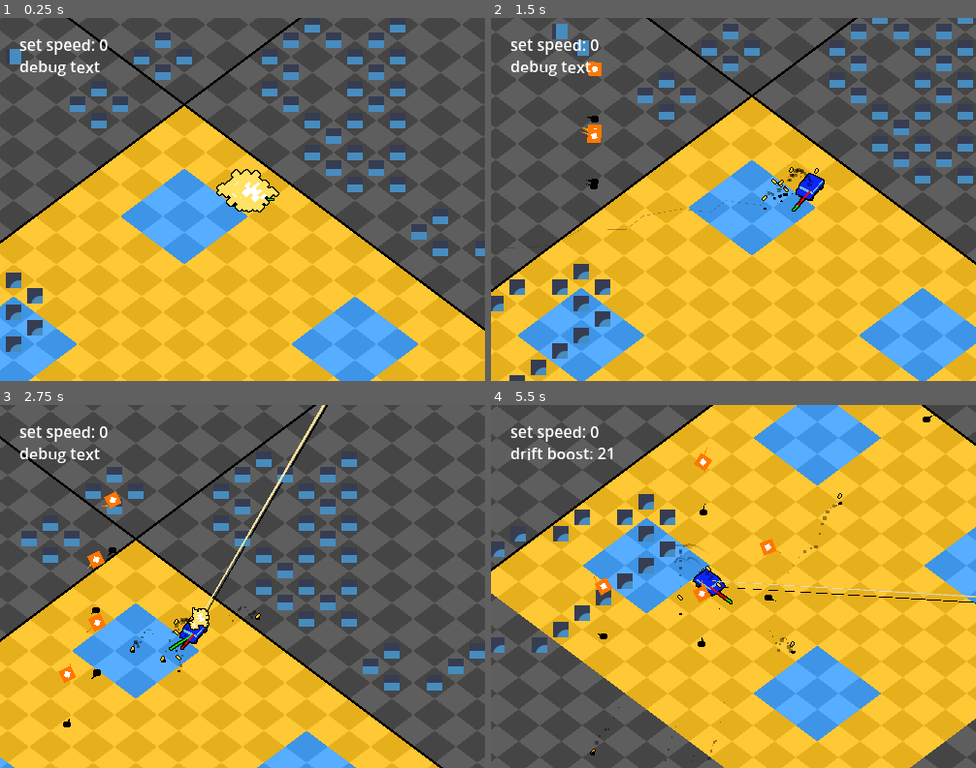
Above: before the commit, frames 1-4 (two rows, left to right).
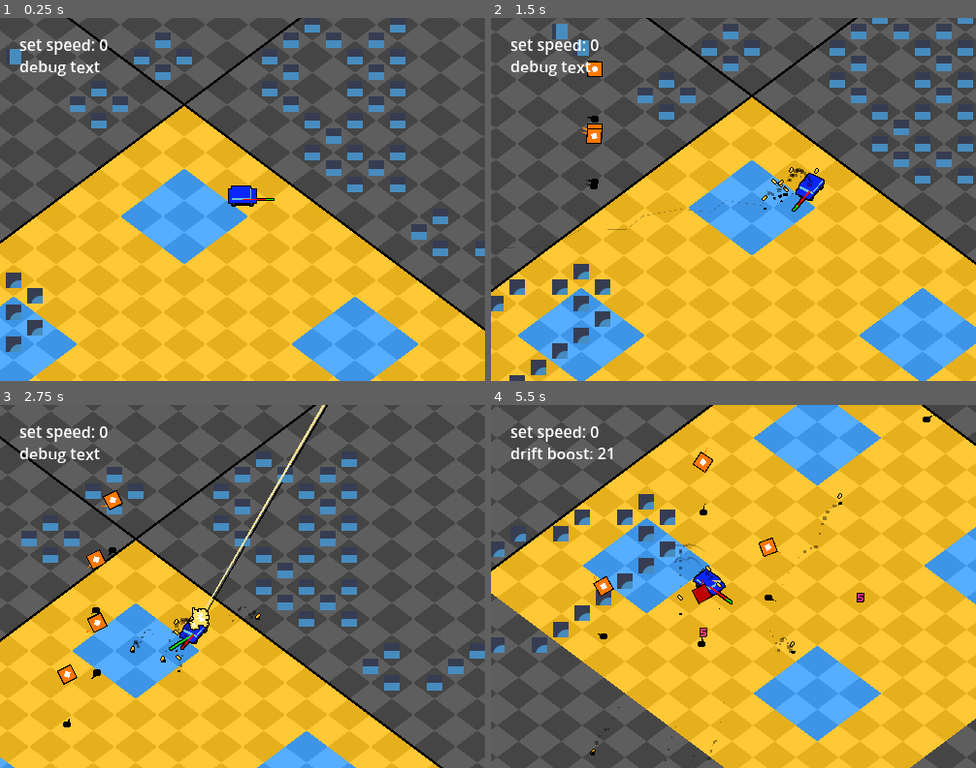
Above: after the commit, the same moments.

Repository: kaiakairos/yeehawDrive
Game: Godot game, scene res://world_scenes/test/test_track.tscn
Two runs of this game, one before a commit and one after it. Both use one fixed random seed, a clock stepped at 60 frames per second and the inputs below. The engine's default icon, where the game draws it, is replaced by a stand-in: a white triangle on a blue panel in a dark square.
Inputs (mouse positions are in pixels of both pictures, inside the frame that each line leads up to):
- Up to frame 1 (0.25 s): no input
- Up to frame 2 (1.5 s): tap Enter at 0.5 s; move the mouse to (840, 181) at 0.52 s; press the mouse at (840, 181) at 0.53 s; hold D (turnRight) 0.53-1.28 s; tap Space (hop) at 0.77 s; move the mouse to (636, 217) at 1.27 s; release the mouse at (636, 217) at 1.28 s; hold S (brake) from 1.28 s (still down); click (636, 217) at 1.35 s
- Up to frame 3 (2.75 s): tap Space (hop) at 1.52 s; move the mouse to (291, 506) at 2.02 s; release S (brake) at 2.03 s; press the mouse at (291, 506) at 2.03 s; hold D (turnRight) from 2.03 s (still down)
- Up to frame 4 (5.5 s): move the mouse to (709, 659) at 2.77 s; release D (turnRight) at 2.78 s; release the mouse at (709, 659) at 2.78 s; hold W (accelerate) 2.78-3.53 s; click (709, 659) at 2.85 s; tap Space (hop) at 3.02, 3.77, 4.52 s; move the mouse to (879, 640) at 3.52 s; press the mouse at (879, 640) at 3.53 s; hold A (turnLeft) 3.53-5.03 s; move the mouse to (588, 532) at 4.27 s; release the mouse at (588, 532) at 4.28 s; click (588, 532) at 4.35 s; move the mouse to (757, 586) at 5.02 s; press the mouse at (757, 586) at 5.03 s; hold S (brake) from 5.03 s (still down)

The runs differ from the first frame. In frame 1, 1.0% of the frame differs, in the area x 44-58%, y 41-54%; in frame 2, less than 0.1%; in frame 3, 0.1%; in frame 4, 0.6%.

Commit message:
attacking and damaging
need to redo a bit of it this is stupid

Diff:
--- /dev/null
+++ b/autoload/ManagerDamager.gd
@@ -0,0 +1,52 @@
+extends Node
+
+func getAllHitboxes() -> Array[Hitbox]:
+	var grr := get_tree().get_nodes_in_group("hitbox")
+	var poop :Array[Hitbox] = []
+	for i in grr:
+		if i is Hitbox:
+			poop.append(i)
+	return poop
+
+
+func attackLineScan(damageAmount:int,sourcePosition:Vector2,direction:Vector2,lineRange:int=500,sourceEntity:Node=null,hitmultiple:bool=false) -> Array[Hitbox]:
+	var collidedHitboxes :Array[Hitbox] = []
+	for hitbox in getAllHitboxes():
+		if hitbox.parentObject == sourceEntity:
+			continue # make sure entities don't attack themselves
+
+		var response :float = Geometry2D.segment_intersects_circle(sourcePosition,sourcePosition + (direction.normalized()*lineRange),hitbox.global_position,hitbox.radius)
+		if response > -0.1:
+			collidedHitboxes.append(hitbox)
+
+	if collidedHitboxes.size() <= 0:
+		return collidedHitboxes
+
+	if hitmultiple:
+		for hitbox in collidedHitboxes:
+			hitbox.healthCompenent.dealDamage(damageAmount)
+		return collidedHitboxes
+
+
+	var findClosest :Hitbox = collidedHitboxes[0]
+	for hitbox in collidedHitboxes:
+		if hitbox.global_position.distance_to(sourcePosition) < findClosest.global_position.distance_to(sourcePosition):
+			findClosest = hitbox
+
+	findClosest.healthCompenent.dealDamage(damageAmount)
+	return [findClosest]
+
+func attackRadius(damageAmount:int,sourcePosition:Vector2,damageRadius:float,sourceEntity:Node=null) -> Array[Hitbox]:
+	var collidedHitboxes :Array[Hitbox] = []
+	for hitbox in getAllHitboxes():
+		if hitbox.parentObject == sourceEntity:
+			continue # make sure entities don't attack themselves
+
+		if sourcePosition.distance_to(hitbox.global_position) < damageRadius + hitbox.radius:
+			collidedHitboxes.append(hitbox)
+
+
+	for hitbox in collidedHitboxes:
+		hitbox.healthCompenent.dealDamage(damageAmount)
+
+	return collidedHitboxes
--- /dev/null
+++ b/classes/classHealthComponent.gd
@@ -0,0 +1,50 @@
+class_name HealthComponent
+extends Node
+
+@onready var damageIndicator :PackedScene= preload("res://ui_scenes/damageIndicator/damage_indicator.tscn")
+
+@export var defaultMaxHealth :int = 100
+var maxHealth :int = 100
+var health :int = 100
+
+var healthUpgradeLevel :int = 1
+@export var healthIncreasePerLevel :int = 5
+
+signal tookDamage
+signal justgotkilled
+var emittedKilled :bool = false
+
+@export var isPlayer :bool = false
+
+func _ready() -> void:
+	maxHealth += healthUpgradeLevel
+	health = maxHealth
+
+func setMaxHealth() -> void:
+	maxHealth = defaultMaxHealth + (healthIncreasePerLevel * (healthUpgradeLevel-1))
+
+func upgradeHealthLevel(amount:int=1) -> void:
+	healthUpgradeLevel += amount
+	setMaxHealth()
+	health += healthIncreasePerLevel * amount
+
+func dealDamage(amount:int=0) -> void:
+	if emittedKilled:
+		return # don't take more damage if we're dead!
+	health -= amount
+
+	var obj :DamageIndicator= damageIndicator.instantiate()
+	obj.displayNumber = amount
+	if isPlayer:
+		obj.displayColor = Color(1.0, 0.183, 0.0, 1.0)
+	else:
+		obj.displayColor = Color(0.855, 0.143, 0.529, 1.0)
+	obj.global_position = get_parent().global_position
+	get_parent().get_parent().add_child(obj)
+
+
+
+	emit_signal("tookDamage")
+	if health <= 0 and !emittedKilled:
+		emit_signal("justgotkilled")
+		emittedKilled = true
--- /dev/null
+++ b/classes/classHitBox.gd
@@ -0,0 +1,12 @@
+class_name Hitbox
+extends Node2D
+
+@export var healthCompenent :HealthComponent
+
+## used so entity dosn't damage ourselves
+@export var parentObject :Node
+
+@export var radius :float = 3
+
+func _ready() -> void:
+	add_to_group("hitbox")
--- a/object_scenes/bullets/hitscan/bullet_hitscan.gd
+++ b/object_scenes/bullets/hitscan/bullet_hitscan.gd
@@ -4,7 +4,6 @@
 
 @export var gradient :Gradient
 
-@export var raycast :RayCast2D
 
 @export var shadowLine :Line2D
 @export var bulletLine :Line2D
@@ -17,11 +16,11 @@
 
 func _ready() -> void:
 	var lineLength :int = 420
-	raycast.force_raycast_update()
-	var collider := raycast.get_collider()
-	if is_instance_valid(collider):
-		pass
-	raycast.enabled = false
+
+	var guy :Array[Hitbox]= ManagerDamager.attackLineScan(5,global_position,Vector2(1,0).rotated(rotation),lineLength,GlobalReference.player,false)
+	if guy.size() > 0:
+		lineLength = guy[0].global_position.distance_to(global_position)
+
 	# play animation
 	for i in range(amountOfPoints):
 		shadowLine.add_point( Vector2( (lineLength/float(amountOfPoints)) * i  ,0.0 ) )
--- a/object_scenes/bullets/hitscan/bullet_hitscan.tscn
+++ b/object_scenes/bullets/hitscan/bullet_hitscan.tscn
@@ -10,15 +10,11 @@
 _data = [Vector2(0, 0.42166334), 0.0, 1.1178006, 0, 0, Vector2(1, 1), 0.0, 0.0, 0, 0]
 point_count = 2
 
-[node name="BulletHitscan" type="Node2D" unique_id=963192860 node_paths=PackedStringArray("raycast", "shadowLine", "bulletLine")]
+[node name="BulletHitscan" type="Node2D" unique_id=963192860 node_paths=PackedStringArray("shadowLine", "bulletLine")]
 script = ExtResource("1_rjwew")
 gradient = SubResource("Gradient_rjwew")
-raycast = NodePath("RayCast2D")
 shadowLine = NodePath("shadowLine")
 bulletLine = NodePath("bulletLine")
-
-[node name="RayCast2D" type="RayCast2D" parent="." unique_id=1362223178]
-target_position = Vector2(256, 0)
 
 [node name="shadowLine" type="Line2D" parent="." unique_id=692163547]
 z_index = -5
--- a/object_scenes/enemies/boidFlyer/boid_flyer.gd
+++ b/object_scenes/enemies/boidFlyer/boid_flyer.gd
@@ -28,6 +28,9 @@
 
 var heightIntoDashSave :float = 0.0
 var dashRecoveryTimer :float = 0.0
+
+@export var damageFlashGradient :Gradient
+var damageFlash :float = 2.0
 
 func _ready() -> void:
 
@@ -91,6 +94,9 @@
 	if $Line2D2.points.size() > 6:
 		$Line2D2.remove_point(0)
 
+	damageFlash += delta * 4.0
+	modulate = damageFlashGradient.sample( damageFlash )
+
 func stateNormal(vel:Vector2,delta:float) -> Vector2:
 
 	var player :PlayerCar = GlobalReference.player
@@ -131,3 +137,11 @@
 		heightIntoDashSave = heightSpriteOrigin.position.y
 
 	return vel
+
+
+func _on_health_component_took_damage() -> void:
+	damageFlash = 0.0
+
+
+func _on_health_component_justgotkilled() -> void:
+	queue_free()
--- a/object_scenes/enemies/boidFlyer/boid_flyer.tscn
+++ b/object_scenes/enemies/boidFlyer/boid_flyer.tscn
@@ -3,6 +3,8 @@
 [ext_resource type="Script" uid="uid://cjyixqnvh3xy2" path="res://object_scenes/enemies/boidFlyer/boid_flyer.gd" id="1_e0s1s"]
 [ext_resource type="Texture2D" uid="uid://twslll0tu5pb" path="res://object_scenes/bulletCasing/shadow.png" id="2_f68dx"]
 [ext_resource type="Texture2D" uid="uid://cdnawlxgh2imq" path="res://object_scenes/enemies/boidFlyer/placeholder.png" id="3_alaup"]
+[ext_resource type="Script" uid="uid://b2ojjqp0ucgev" path="res://classes/classHealthComponent.gd" id="4_7lida"]
+[ext_resource type="Script" uid="uid://cfr45d0l135cu" path="res://classes/classHitBox.gd" id="5_usivf"]
 
 [sub_resource type="Curve" id="Curve_alaup"]
 _data = [Vector2(0.42550415, 1), -0.79463464, -0.79463464, 0, 0, Vector2(0.5816525, 0.4648437), -1.3444318, 0.0, 0, 0, Vector2(0.80286264, 0.6210937), 2.7710333, 0.0, 0, 0]
@@ -11,6 +13,10 @@
 [sub_resource type="Curve" id="Curve_7lida"]
 _data = [Vector2(0, 1), 0.0, -3.8452046, 0, 0, Vector2(0.5003252, 0), 0.0, 0.0, 0, 0, Vector2(1, 1), 0.47089484, 0.0, 0, 0]
 point_count = 3
+
+[sub_resource type="Gradient" id="Gradient_usivf"]
+offsets = PackedFloat32Array(0, 0.09106621, 0.19769445, 0.31296822, 0.41671464, 0.5060518, 1)
+colors = PackedColorArray(18.892157, 18.892157, 18.892157, 1, 1, 1, 1, 1, 0.7470902, 0, 0, 1, 0.9731482, 0.6748467, 0.45775273, 1, 2.9721599, 3.0238714, 3.0512192, 1, 0.9731482, 0.99071157, 0.3765157, 1, 1, 1, 1, 1)
 
 [sub_resource type="Curve" id="Curve_usivf"]
 _data = [Vector2(0, 0), 0.0, 0.0, 0, 0, Vector2(1, 1), 0.0, 0.0, 0, 0]
@@ -26,6 +32,7 @@
 heightMax = 48.0
 normalHeightCurve = SubResource("Curve_alaup")
 dashHeightCurve = SubResource("Curve_7lida")
+damageFlashGradient = SubResource("Gradient_usivf")
 
 [node name="Shadow2" type="Sprite2D" parent="." unique_id=388810015]
 z_index = -5
@@ -43,6 +50,7 @@
 gradient = SubResource("Gradient_alaup")
 
 [node name="HeightSpriteOrigin" type="Node2D" parent="." unique_id=606557846]
+position = Vector2(0, -7)
 
 [node name="Placeholder" type="Sprite2D" parent="HeightSpriteOrigin" unique_id=927486970]
 modulate = Color(1, 0.46666667, 0, 1)
@@ -50,7 +58,28 @@
 scale = Vector2(1.725, 1.725)
 texture = ExtResource("3_alaup")
 
+[node name="Placeholder3" type="Sprite2D" parent="HeightSpriteOrigin/Placeholder" unique_id=143770008]
+modulate = Color(0, 0, 0, 1)
+show_behind_parent = true
+scale = Vector2(1.16, 1.16)
+texture = ExtResource("3_alaup")
+
 [node name="Placeholder2" type="Sprite2D" parent="HeightSpriteOrigin" unique_id=758763971]
 position = Vector2(0, -4)
 scale = Vector2(0.69, 0.69)
 texture = ExtResource("3_alaup")
+
+[node name="Hitbox" type="Node2D" parent="HeightSpriteOrigin" unique_id=805348421 node_paths=PackedStringArray("healthCompenent", "parentObject")]
+script = ExtResource("5_usivf")
+healthCompenent = NodePath("../../HealthComponent")
+parentObject = NodePath("../..")
+radius = 14.0
+metadata/_custom_type_script = "uid://cfr45d0l135cu"
+
+[node name="HealthComponent" type="Node" parent="." unique_id=210973293]
+script = ExtResource("4_7lida")
+defaultMaxHealth = 50
+metadata/_custom_type_script = "uid://b2ojjqp0ucgev"
+
+[connection signal="justgotkilled" from="HealthComponent" to="." method="_on_health_component_justgotkilled"]
+[connection signal="tookDamage" from="HealthComponent" to="." method="_on_health_component_took_damage"]
--- a/object_scenes/player/playerCar.tscn
+++ b/object_scenes/player/playerCar.tscn
@@ -6,6 +6,8 @@
 [ext_resource type="Texture2D" uid="uid://bcps8mno6b8bl" path="res://object_scenes/player/sprites/flash.png" id="4_eamtm"]
 [ext_resource type="Material" uid="uid://blthl8litkxca" path="res://zeeg/shaders_materials/worldGridPlaceholder/worldGridPlaceholder.tres" id="4_m5nwo"]
 [ext_resource type="Script" uid="uid://bgqml2m1hmbl2" path="res://object_scenes/player/gun_handler.gd" id="5_dnn2p"]
+[ext_resource type="Script" uid="uid://b2ojjqp0ucgev" path="res://classes/classHealthComponent.gd" id="7_1pw4n"]
+[ext_resource type="Script" uid="uid://cfr45d0l135cu" path="res://classes/classHitBox.gd" id="8_xgjc2"]
 
 [sub_resource type="Curve" id="Curve_rsetr"]
 _limits = [0.0, 0.2, 0.0, 1.0]
@@ -118,13 +120,26 @@
 scale = Vector2(1, 1.3333334)
 
 [node name="Flash" type="Sprite2D" parent="CanvasGroup/effects" unique_id=640637529]
+visible = false
 position = Vector2(-3.5762787e-07, -9)
 rotation = 0.80798316
 scale = Vector2(3.3100002, 3.3099997)
 texture = ExtResource("4_eamtm")
 
 [node name="Flash2" type="Sprite2D" parent="CanvasGroup/effects" unique_id=1927615242]
+visible = false
 position = Vector2(11, -9)
 rotation = 0.80798316
 scale = Vector2(3.3100002, 3.3099997)
 texture = ExtResource("4_eamtm")
+
+[node name="HealthComponent" type="Node" parent="." unique_id=180869992]
+script = ExtResource("7_1pw4n")
+metadata/_custom_type_script = "uid://b2ojjqp0ucgev"
+
+[node name="Hitbox" type="Node2D" parent="." unique_id=279580874 node_paths=PackedStringArray("healthCompenent", "parentObject")]
+script = ExtResource("8_xgjc2")
+healthCompenent = NodePath("../HealthComponent")
+parentObject = NodePath("..")
+radius = 4.0
+metadata/_custom_type_script = "uid://cfr45d0l135cu"
--- a/project.godot
+++ b/project.godot
@@ -18,6 +18,7 @@
 [autoload]
 
 GlobalReference="*uid://wmv8345x1830"
+ManagerDamager="*uid://c4r10j51vnr06"
 
 [display]
 
--- /dev/null
+++ b/ui_scenes/damageIndicator/damage_indicator.gd
@@ -0,0 +1,66 @@
+class_name DamageIndicator
+extends Node2D
+
+@export var displayColor :Color
+@export var displayNumber :int = 0
+
+@export var numberCurve :Curve
+
+@export var fontTex :Texture
+
+
+var flashTimer :float = 0.0
+
+var bigVelocity :Vector2 = Vector2.ZERO # used to follow car
+var smallVelocity :Vector2 = Vector2.ZERO # used to make jump effect
+
+var done :bool = false
+
+func _ready() -> void:
+	smallVelocity = Vector2(30,-250)
+	if GlobalReference.player != null:
+		bigVelocity = GlobalReference.player.velocity
+
+	var stwing :String = str(displayNumber)
+	var i :int = 0
+	for letter in stwing:
+		var spr :Sprite2D = Sprite2D.new()
+		spr.texture = fontTex
+		spr.hframes = 4
+		spr.vframes = 3
+		spr.frame = ["0","1","2","3","4","5","6","7","8","9","-","?"].find(letter)
+		spr.modulate = displayColor
+		add_child(spr)
+		spr.position.x = i * 7
+
+		i += 1
+
+		var newTween :Tween = get_tree().create_tween()
+		newTween.tween_method(tweenMethod.bind(spr),0.0,1.0,0.4).set_ease(Tween.EASE_OUT).set_trans(Tween.TRANS_QUART)
+		await get_tree().create_timer(0.06).timeout
+	await get_tree().create_timer(0.85).timeout
+	done = true
+	smallVelocity = Vector2.ZERO
+
+func tweenMethod(sample:float,obj:Node) -> void:
+	obj.position.y = numberCurve.sample(sample) * 4
+
+
+func _process(delta: float) -> void:
+	flashTimer += delta * 20.0
+
+	if !done:
+		modulate.a = 0.95 - (sin(flashTimer) * 0.2)
+		smallVelocity.y += 500 * delta
+
+
+	position += bigVelocity * delta
+	position += smallVelocity * delta
+
+
+	if done:
+		bigVelocity = lerp(bigVelocity,Vector2.ZERO,0.1)
+		modulate.a = lerp(modulate.a,0.0,0.1)
+		skew = lerp(skew,PI/2,0.1)
+		if modulate.a < 0.05:
+			queue_free()
--- /dev/null
+++ b/ui_scenes/damageIndicator/damage_indicator.tscn
@@ -0,0 +1,17 @@
+[gd_scene format=3 uid="uid://d2l1km7b1m6ar"]
+
+[ext_resource type="Script" uid="uid://c375qn8rdbqgk" path="res://ui_scenes/damageIndicator/damage_indicator.gd" id="1_xr3du"]
+[ext_resource type="Texture2D" uid="uid://3r5beasjcnhr" path="res://ui_scenes/damageIndicator/font.png" id="2_u32b3"]
+
+[sub_resource type="Curve" id="Curve_xr3du"]
+_limits = [-1.0, 1.6, 0.0, 1.0]
+_data = [Vector2(0, -0.35000014), 0.0, 7.7133574, 0, 0, Vector2(0.25634345, 1.1226559), 0.0, -0.3377209, 0, 0, Vector2(0.672739, -0.7054689), 0.0, 0.0, 0, 0, Vector2(1, 0), -7.2511396, 0.0, 0, 0]
+point_count = 4
+
+[node name="damageIndicator" type="Node2D" unique_id=167245209]
+position = Vector2(45, 40)
+script = ExtResource("1_xr3du")
+displayColor = Color(1, 0, 0, 1)
+displayNumber = 12
+numberCurve = SubResource("Curve_xr3du")
+fontTex = ExtResource("2_u32b3")
Not shown, added: autoload/ManagerDamager.gd.uid
Not shown, added: classes/classHealthComponent.gd.uid
Not shown, added: classes/classHitBox.gd.uid
Not shown, added: ui_scenes/damageIndicator/damage_indicator.gd.uid
Binary file added: ui_scenes/damageIndicator/font.png
Not shown, added: ui_scenes/damageIndicator/font.png.import
